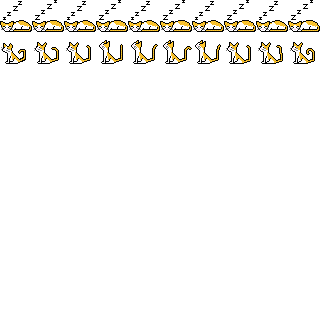
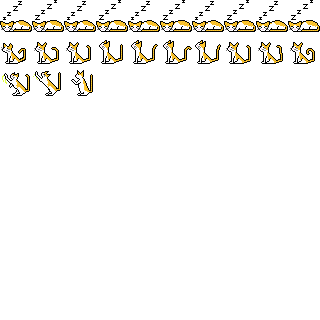
Layered file, before and after one edit (320 × 320). Changes by layer:
added layer "Layer 17" above "Layer 16" over [71, 70, 93, 96]
renamed "Layer 15" to "Layer 16", painted on it over [2, 48, 93, 96]
removed layer "Layer 12" over [21, 48, 26, 52]
